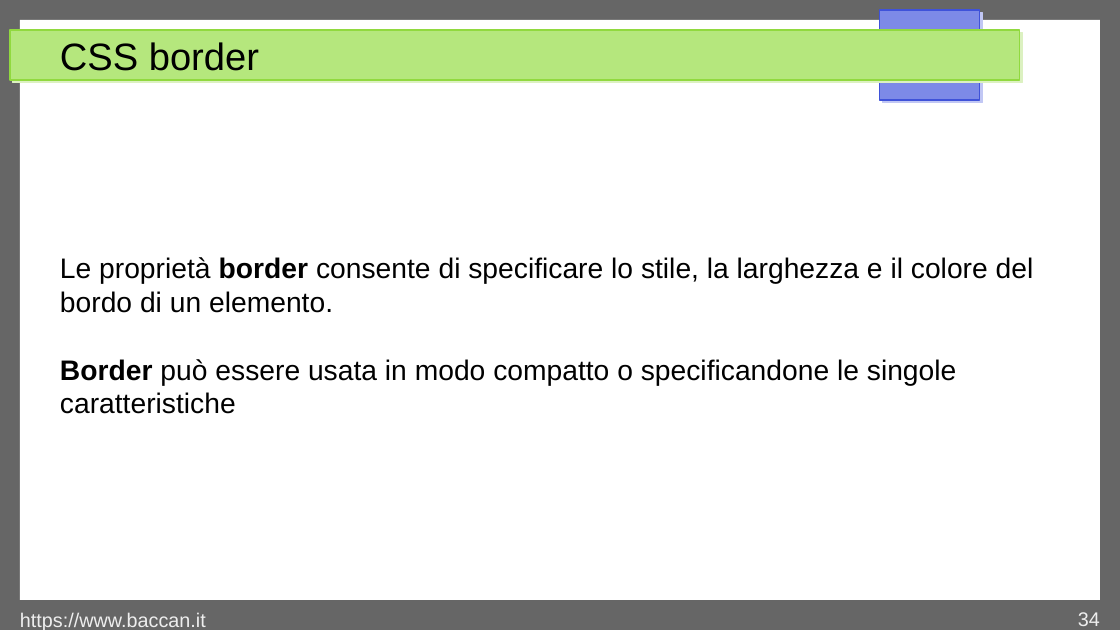
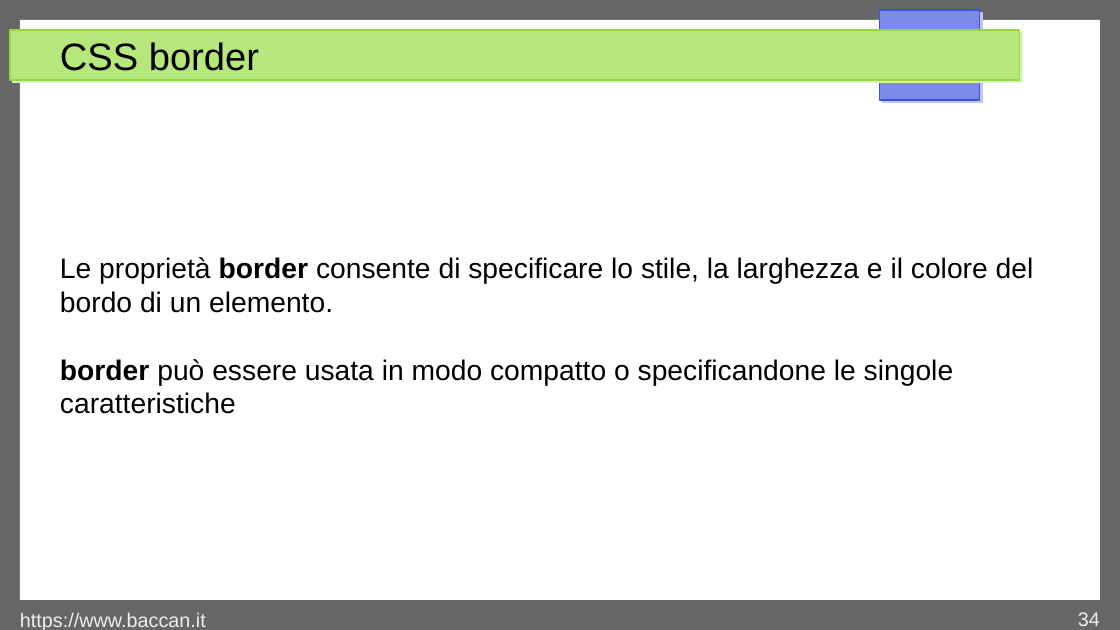
Before and after one commit to matteobaccan/CorsoCSS, a slide deck: slide 34 of Chapter_css.odp. Drawn at 1120x630 pixels with LibreOffice and Linux fonts; fonts in the diff are those of the drawing. Boxes give left, top, right and bottom in pixels: in the first picture for what was removed or moved away, otherwise in the second. Text is boxed around its words. In the diff, an @@ line names an element or a change of style, - is before the commit and + after.

```diff
--- a/Chapter_css.odp
+++ b/Chapter_css.odp
@@ text at <box>60,359,953,414</box>: text changed @@
-Border può essere usata in modo compatto o specificandone le singole caratteristiche
+border può essere usata in modo compatto o specificandone le singole caratteristiche
```
Also in this commit, not shown: 1 other slide changed, 6 other files.
